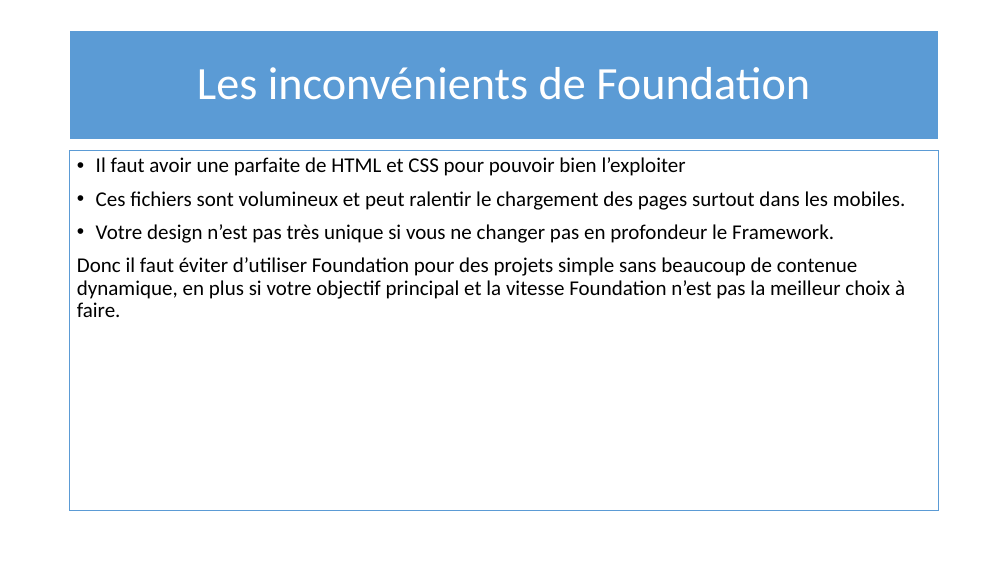
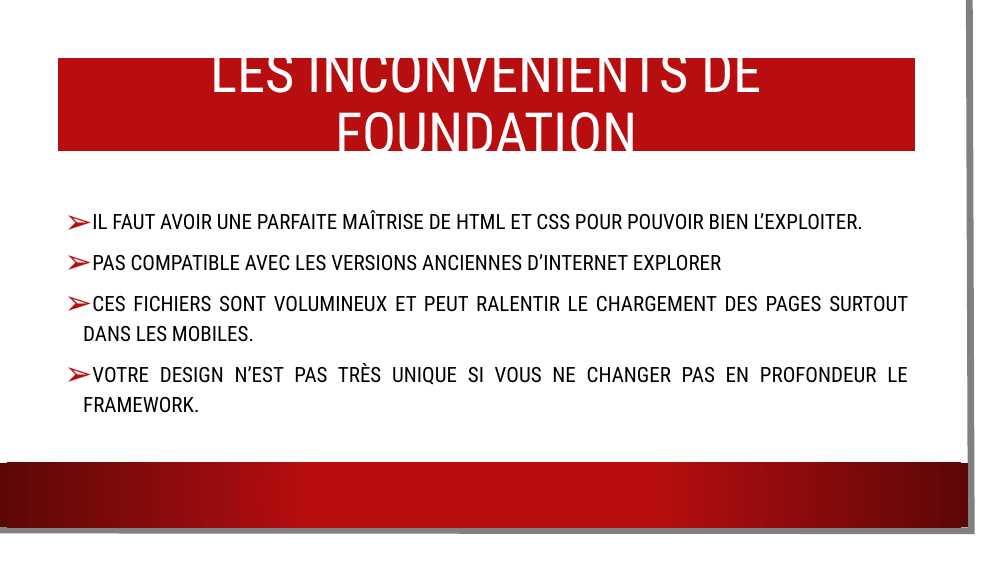
Before and after one commit to annice20/Foundation-expose, a slide deck: slide 7 of FRAMEWORK fOUNDATION.pptx (slide 5 before the commit). Drawn at 1008x567 pixels with LibreOffice and Linux fonts; fonts in the diff are those of the drawing; background and template pictures are left out. Boxes give left, top, right and bottom in pixels: in the first picture for what was removed or moved away, otherwise in the second. Text is boxed around its words. In the diff, an @@ line names an element or a change of style, - is before the commit and + after.

```diff
--- a/FRAMEWORK fOUNDATION.pptx
+++ b/FRAMEWORK fOUNDATION.pptx
@@ rectangle added at bbox=[0, 0, 991, 550], fill #FFFFFF @@
@@ freeform shape added at bbox=[0, 0, 972, 531], outline #808080 6.5 pt @@
@@ title "LES INCONVÉNIENTS DE FOUNDATION": place and size @@
-title "LES INCONVÉNIENTS DE FOUNDATION" at bbox=[70, 30, 939, 140]
+title "LES INCONVÉNIENTS DE FOUNDATION" at bbox=[57, 57, 917, 152]
@@ title "LES INCONVÉNIENTS DE FOUNDATION" at bbox=[57, 57, 917, 152]: fill #5B9BD5 to #B80E0F; outline #FFFFFF 1.5 pt to #FFFFFF 2 pt @@
@@ title at bbox=[210, 40, 762, 167]: text changed; size 44 to 54 pt; font Calibri to Roboto Condensed @@
-Les inconvénients de Foundation
+LES INCONVÉNIENTS DE FOUNDATION
@@ text "IL FAUT AVOIR UNE PARFAITE ...": place and size @@
-text "IL FAUT AVOIR UNE PARFAITE ..." at bbox=[70, 151, 939, 511]
+text "IL FAUT AVOIR UNE PARFAITE ..." at bbox=[83, 210, 908, 413]
@@ text "IL FAUT AVOIR UNE PARFAITE ..." at bbox=[83, 210, 908, 413]: vertical alignment top to middle; outline #5B9BD5 1 pt to none @@
@@ text at bbox=[83, 210, 908, 413]: text changed; font Calibri to Roboto Condensed @@
-• Il faut avoir une parfaite de HTML et CSS pour pouvoir bien l’exploiter
-• Ces fichiers sont volumineux et peut ralentir le chargement des pages surtout dans les mobiles.
-• Votre design n’est pas très unique si vous ne changer pas en profondeur le Framework.
-Donc il faut éviter d’utiliser Foundation pour des projets simple sans beaucoup de contenue dynamique, en plus si votre objectif principal et la vitesse Foundation n’est pas la meilleur choix à faire.
+➢ IL FAUT AVOIR UNE PARFAITE MAÎTRISE DE HTML ET CSS POUR POUVOIR BIEN L’EXPLOITER.
+➢ PAS COMPATIBLE AVEC LES VERSIONS ANCIENNES D’INTERNET EXPLORER
+➢ CES FICHIERS SONT VOLUMINEUX ET PEUT RALENTIR LE CHARGEMENT DES PAGES SURTOUT DANS LES MOBILES.
+➢ VOTRE DESIGN N’EST PAS TRÈS UNIQUE SI VOUS NE CHANGER PAS EN PROFONDEUR LE FRAMEWORK.
@@ rectangle added at bbox=[0, 463, 968, 527], fill gradient #B80E0F to #5C0707 @@
```
Also in this commit, not shown: 4 other slides changed, 5 slides added.
